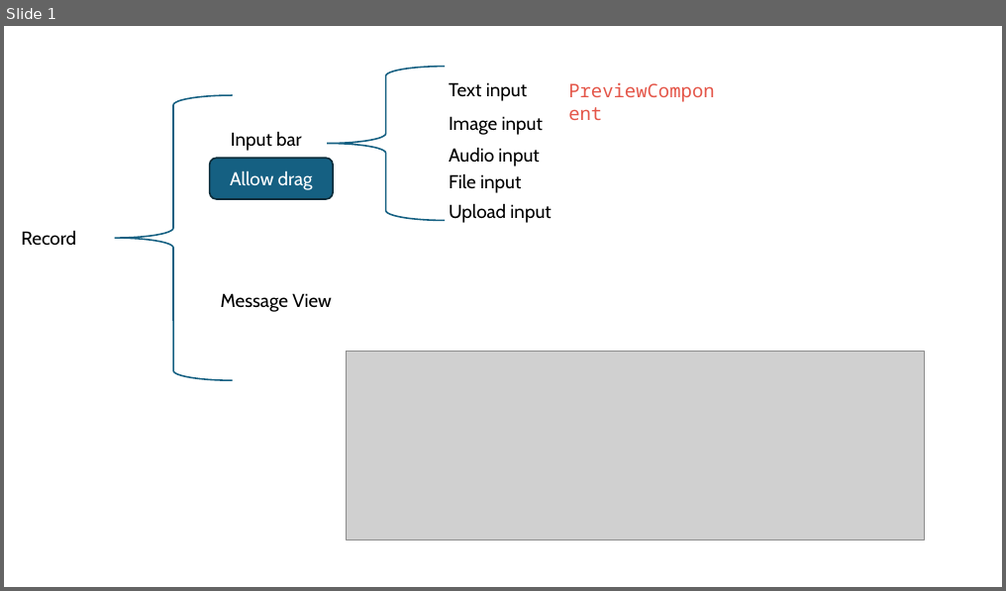
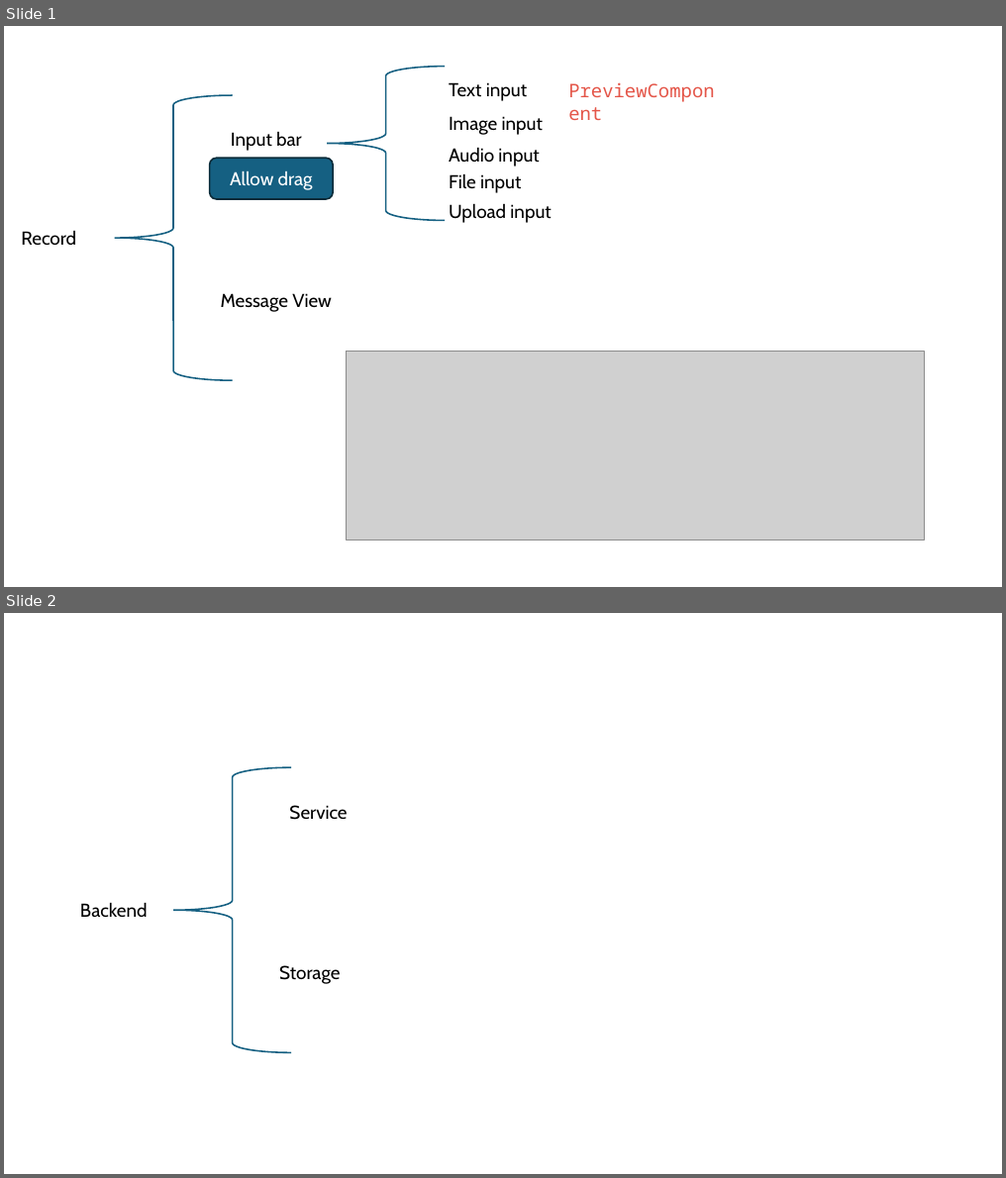
Before and after one commit to txz32102/musong, a slide deck: design.pptx. Shown one above the other, each under a label of ours: slide 1 before the commit, slides 1 and 2 after it. The pictures are 1006x591 and 1006x1178 pixels, drawn with LibreOffice and Linux fonts; fonts in the diff are those of the drawing; grey boxes stand for pictures. Boxes give left, top, right and bottom in pixels: in the first picture for what was removed or moved away, otherwise in the second. Text is boxed around its words. In the diff, an @@ line names an element or a change of style, - is before the commit and + after.

```diff
--- a/design.pptx
+++ b/design.pptx
@@ slide 2 added at (x1=4, y1=613, x2=1002, y2=1174), background #FFFFFF @@
@@ left brace added at (x1=173, y1=768, x2=291, y2=1054), outline #156082 1.5 pt @@
@@ text added at (x1=289, y1=805, x2=347, y2=820), 18 pt, text #000000 @@
+Service
@@ text added at (x1=80, y1=902, x2=148, y2=917), 18 pt, text #000000 @@
+Backend
@@ text added at (x1=279, y1=965, x2=340, y2=984), 18 pt, text #000000 @@
+Storage
```
Also in this commit, not shown: 1 other slide added, 1 other file.
